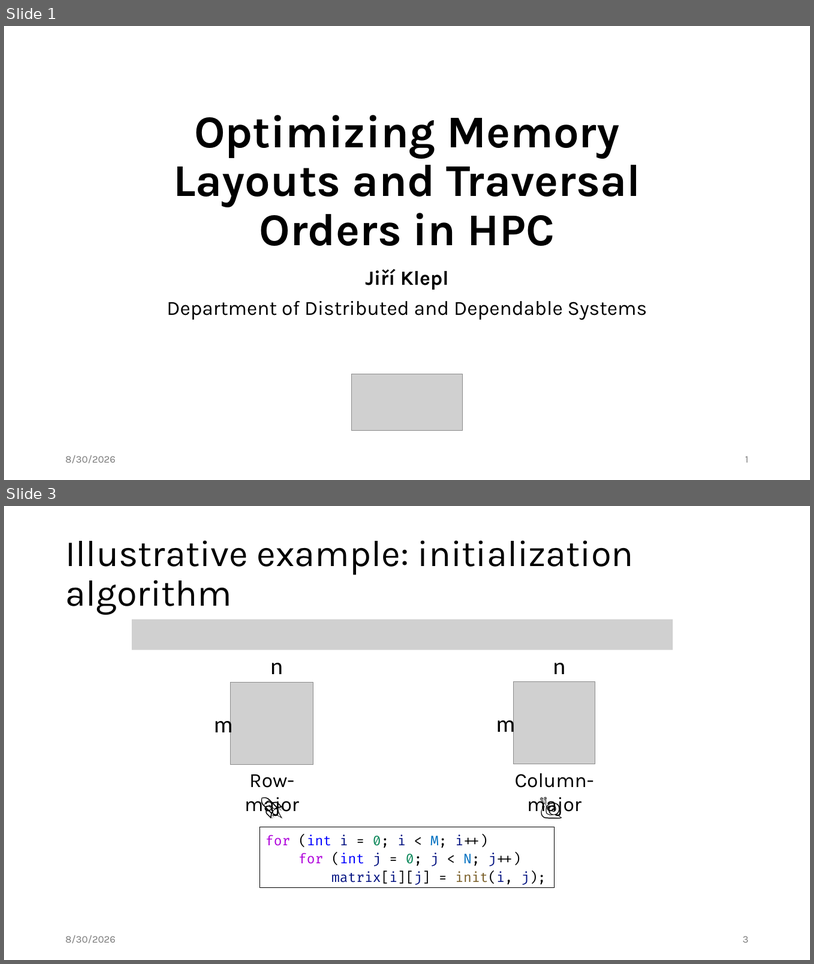
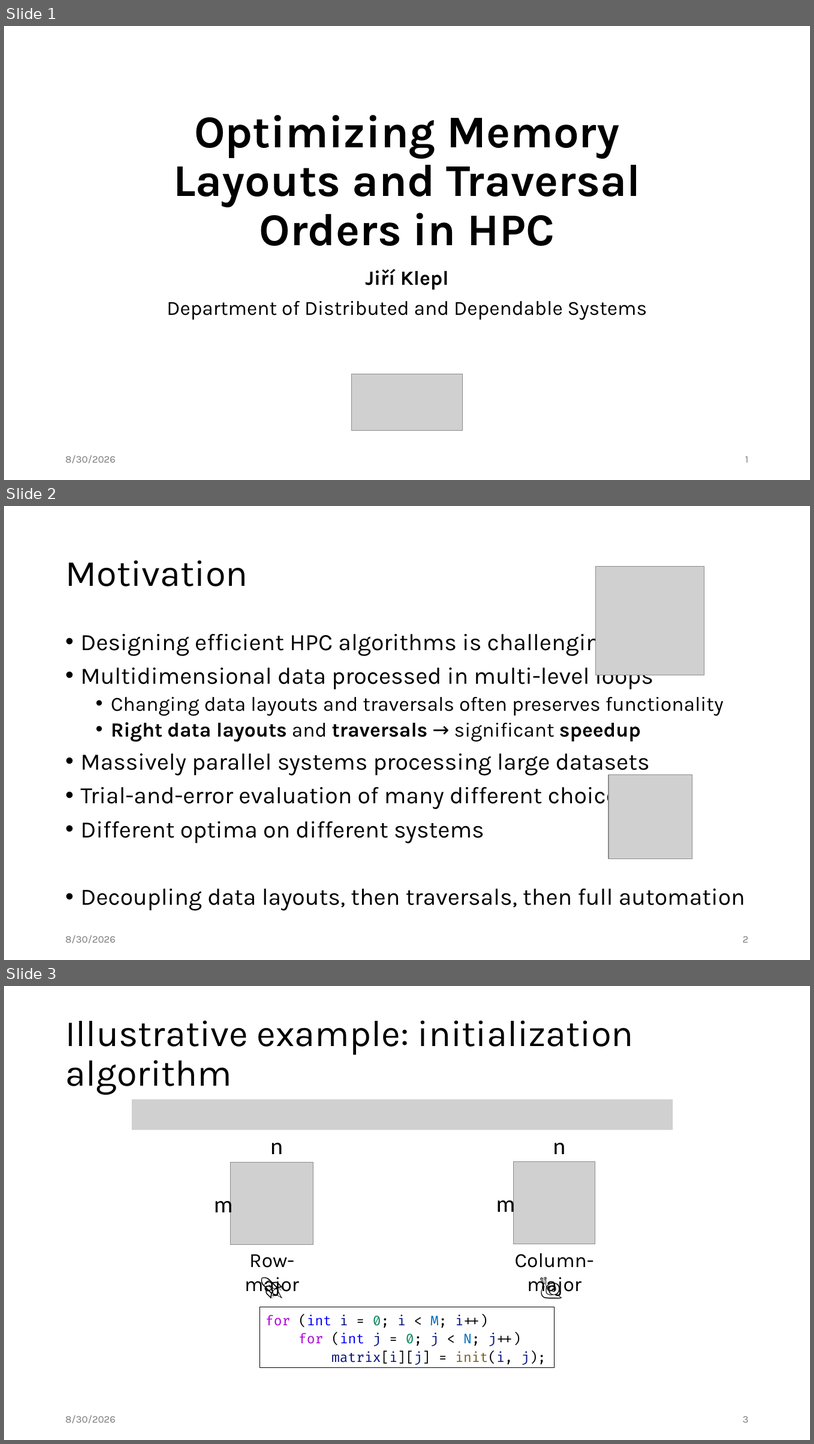
Before and after one commit to jiriklepl/phd-thesis, a slide deck: slides/Optimizing Memory Layouts and Traversal Orders in High-Performance Computing.pptx. Shown one above the other, each under a label of ours: slides 1 and 3 before the commit, slides 1, 2 and 3 after it; the slides between them are not shown. The pictures are 814x964 and 814x1444 pixels, drawn with LibreOffice and Linux fonts; fonts in the diff are those of the drawing; grey boxes stand for pictures. Boxes give left, top, right and bottom in pixels: in the first picture for what was removed or moved away, otherwise in the second. Text is boxed around its words. In the diff, an @@ line names an element or a change of style, - is before the commit and + after.

```diff
--- a/slides/Optimizing Memory Layouts and Traversal Orders in High-Performance Computing.pptx
+++ b/slides/Optimizing Memory Layouts and Traversal Orders in High-Performance Computing.pptx
@@ slide 2 added at bbox=[4, 506, 810, 960], background #FFFFFF @@
@@ title added at bbox=[65, 560, 248, 586], 44 pt, text #000000 @@
+Motivation
@@ picture added at bbox=[596, 567, 705, 675] @@
@@ text added at bbox=[81, 629, 746, 910], 28 pt, text #000000 @@
+• Designing efficient HPC algorithms is challenging
+• Multidimensional data processed in multi-level loops
+  • Changing data layouts and traversals often preserves functionality
+  • Right data layouts and traversals → significant speedup
+• Massively parallel systems processing large datasets
+• Trial-and-error evaluation of many different choices
+• Different optima on different systems
+• Decoupling data layouts, then traversals, then full automation
@@ picture added at bbox=[609, 775, 693, 859] @@
@@ text added at bbox=[65, 935, 116, 943], 12 pt, text #797979 @@
+8/30/2026
@@ page number added at bbox=[743, 936, 749, 942], 12 pt, text #797979 @@
+2
```
Also in this commit, not shown: 1 slide changed, 1 other slide added, 1 slide removed.
